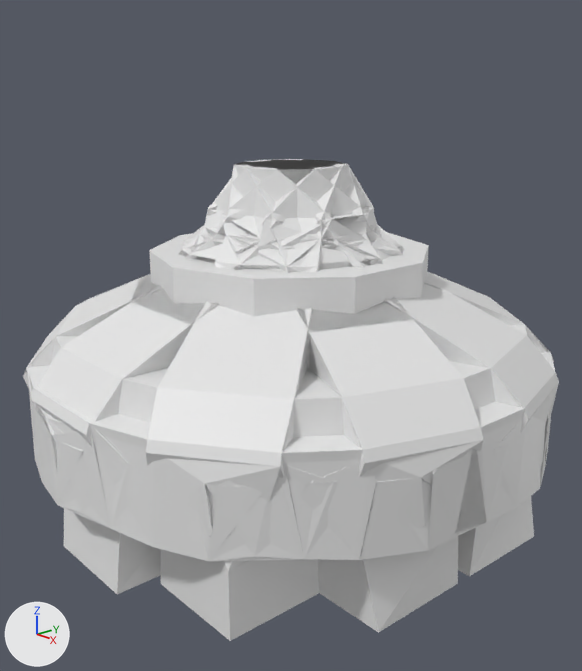
Before and after pictures for a commit that changed the Blender file Blender/Zelt.blend.
One viewpoint serves both versions: a 50 mm lens placed at (7.96, -6.93, 4.79), pointed at (0.16, -0.14, 1.6). Lighting does not change. The marker at lower left points along +X, +Y and +Z.
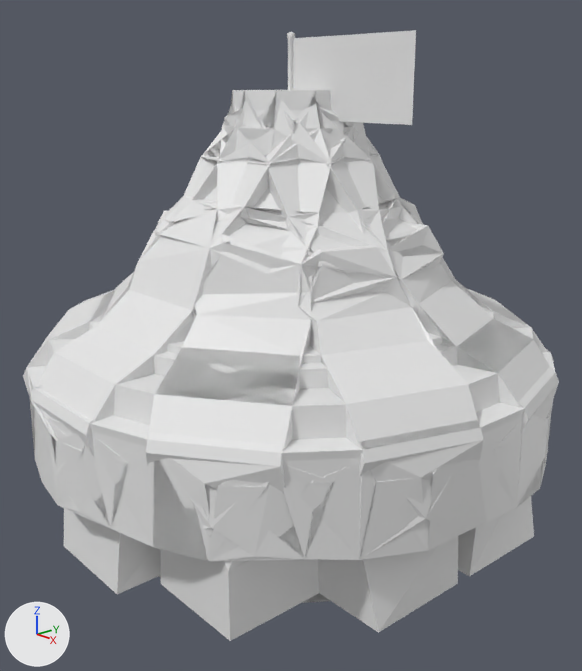
Edits to the bpy script that builds the scene:
```text
Change me_cylinder_003:
    used by ob_plane_001; location = (0.0, 0.0, 0.0); scale = (3.04, 3.04, 3.04)
    remove me_cylinder_003.from_pydata(...)  # 10 vertices, 0 faces, 10 loose edges; spans x -0.342..0.342, y -0.359..0.359, z 0.654
    add me_cylinder_003.from_pydata(...)  # 289 vertices, 256 faces; spans x -0.11..1.89, y -0.096, z -0.761..0.201
    me_cylinder_003 part 2: 289 vertices added at x -0.11..1.89, y -0.096, z -0.761..0.201
    me_cylinder_003 part 3: 5 vertices removed from x -0.342..0.0, y -0.359..0.291, z 0.654
    me_cylinder_003 part 4: 5 vertices removed from x 0.0..0.342, y -0.291..0.359, z 0.654
Change me_cylinder:
    used by ob_plane; location = (0.0, 0.0, 0.52); scale = (2.77, 2.77, 2.07)
    remove me_cylinder.from_pydata(...)  # 170 vertices, 121 faces; spans x -1.0..1.0, y -1.01..1.01, z 0.04..1.35
    add me_cylinder.from_pydata(...)  # 220 vertices, 171 faces; spans x -1.0..1.0, y -1.01..1.01, z 0.04..1.79
    me_cylinder part 1
    10 faces are deleted
    10 vertices in x -0.03..0.03, y -0.03..0.03, z 1.35 move by (0.0, 0.0, 0.44)
    50 vertices move from x -0.57..0.57, y -0.6..0.6, z 0.6..1.05 to x -0.75..0.75, y -0.79..0.79, z 0.49..1.06
    50 vertices are added at x -0.38..0.38, y -0.4..0.4, z 1.0..1.77
    60 new faces join them
Add me_cube:
    me_cube.from_pydata(...)  # 82 vertices, 80 faces; spans x -0.22..0.22, y -0.22..0.22, z -1.41..0.19
    me_cube.polygons.foreach_set('use_smooth', [True] * 80)
Change ob_plane_001:
    ob_plane_001.scale: (3.04, 3.04, 3.04) -> (1.0, 1.0, 1.0)
    remove _m = ob_plane_001.modifiers.new('Skin', 'SKIN')
    ob_plane_001.location: (0.0, 0.0, 0.0) -> (0.1, 0.1, 5.15)
Add ob_fahnenmast:
    ob_fahnenmast = bpy.data.objects.new('Fahnenmast', me_cube)
    ob_fahnenmast.location = (0.0, 0.0, 5.23)
```

Pixel boxes [x1, y1, x2, y2] of what changed, in the pictures (582 x 671 px):
'Plane', reshaped (17% taller)
    before: [23, 159, 559, 561]
    after: [23, 90, 559, 561]
'Plane.001', reshaped, moved, rescaled, modifiers changed
    before: [149, 232, 429, 316]
    after: [293, 30, 416, 125]
'Fahnenmast', added
    after: [287, 32, 295, 90]
part 2 of me_cylinder_003, added
    after: [293, 30, 416, 125]
